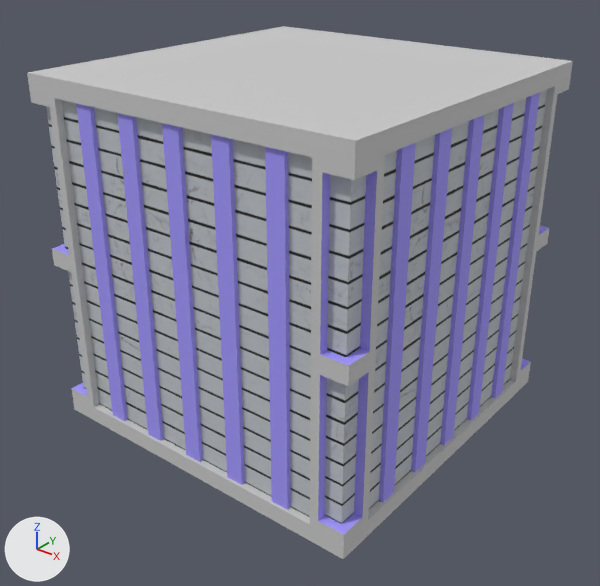
The FBX model Gravity Puzzle Game/Assets/Art/Models/Props Models/Rotator_Cube_01.FBX: old version first, new version second.
Before and after are seen from a camera (50 mm lens) standing at (2.69, -3.44, 2.82) and looking at (0.04, -0.12, 0.76). The lights are fixed; the arrows at lower left show +X, +Y and +Z. Where no turn or scale is listed for an object, it has been applied to the vertices.

Objects in the first picture: 'Rotator_Cube_01'.
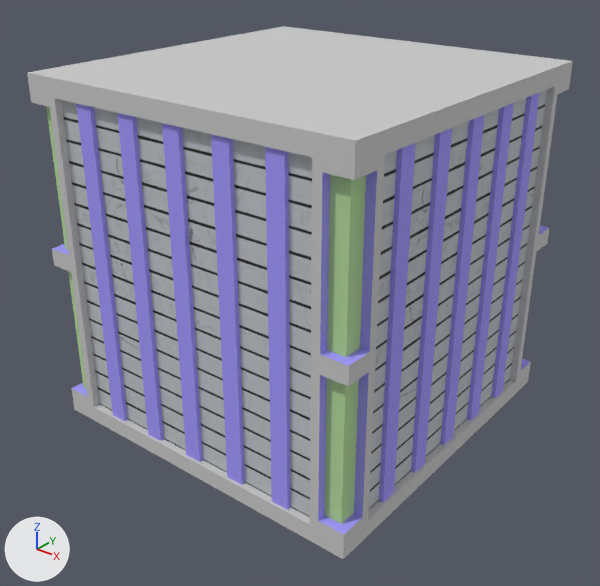
Scene script edits in JSON lines:
```json
{"op": "add", "block": "mat_08___default", "code": ["mat_08___default = principled_material('08 - Default')", "mat_08___default.base_color = (0.471, 0.725, 0.329)  # green #b7dd9b", "mat_08___default.roughness = 0.859"]}
{"block": "me_mesh", "where": "me_mesh.from_pydata(...)  # 348 vertices, 246 faces; spans x -1.0..1.0, y -1.0..1.0, z 0.0..2.0"}
{"block": "me_mesh", "where": "# used by ob_rotator_cube_01; location = (0.0, 0.0, 0.0)"}
{"block": "me_mesh", "change": "me_mesh part 1: all 16 faces centred in x -0.95..0.95, y -0.95..0.95, z 0.55..1.45 switch from mat_12___default (picture img_metalplates_02_basecolor_png) to mat_08___default (green #b6dd9b)"}
```

Boxes [x1, y1, x2, y2] around the edits, measured in the pictures (600 x 586 px):
```json
{"part": 1, "of": "me_mesh", "change": "recoloured", "before": [46, 106, 366, 524], "after": [46, 106, 366, 524], "on screen": "grey to green"}
```
